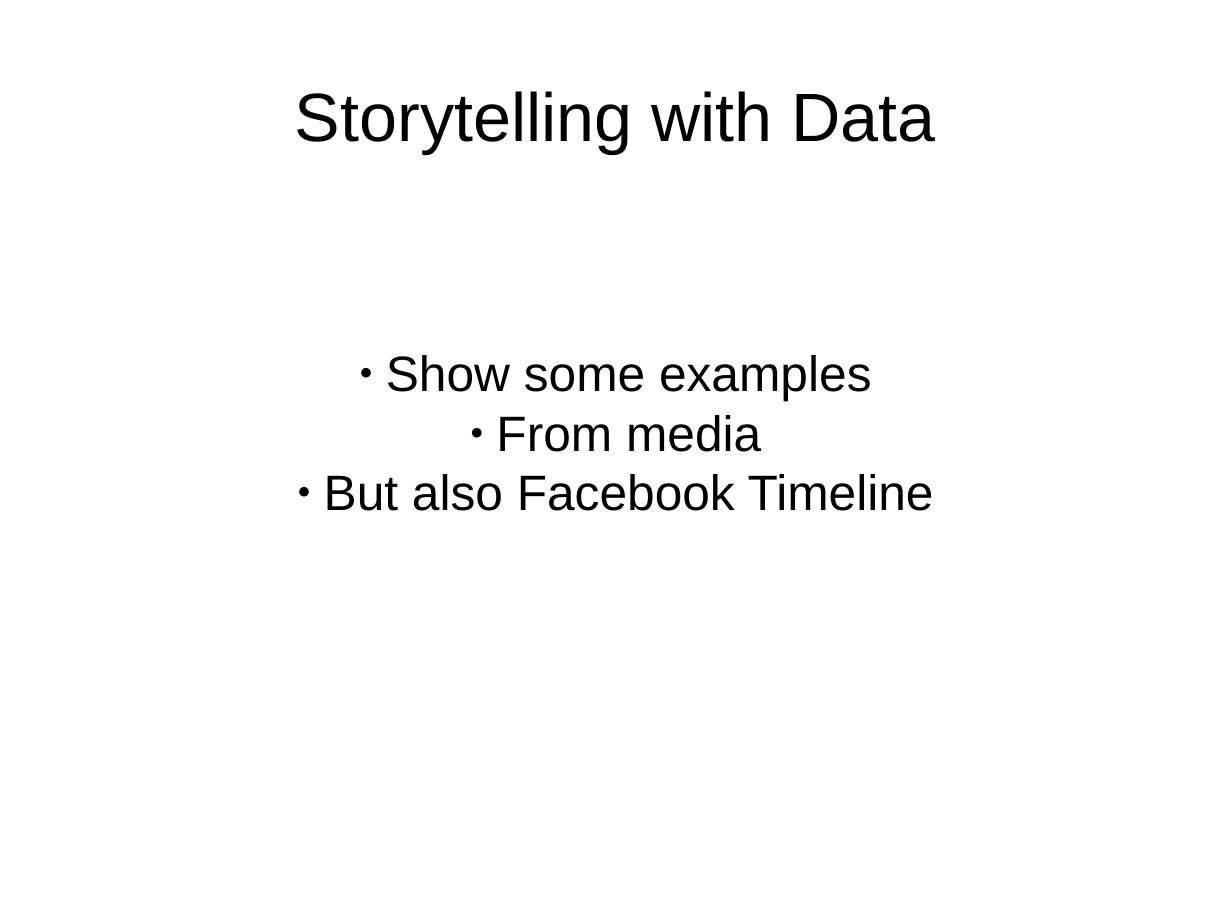
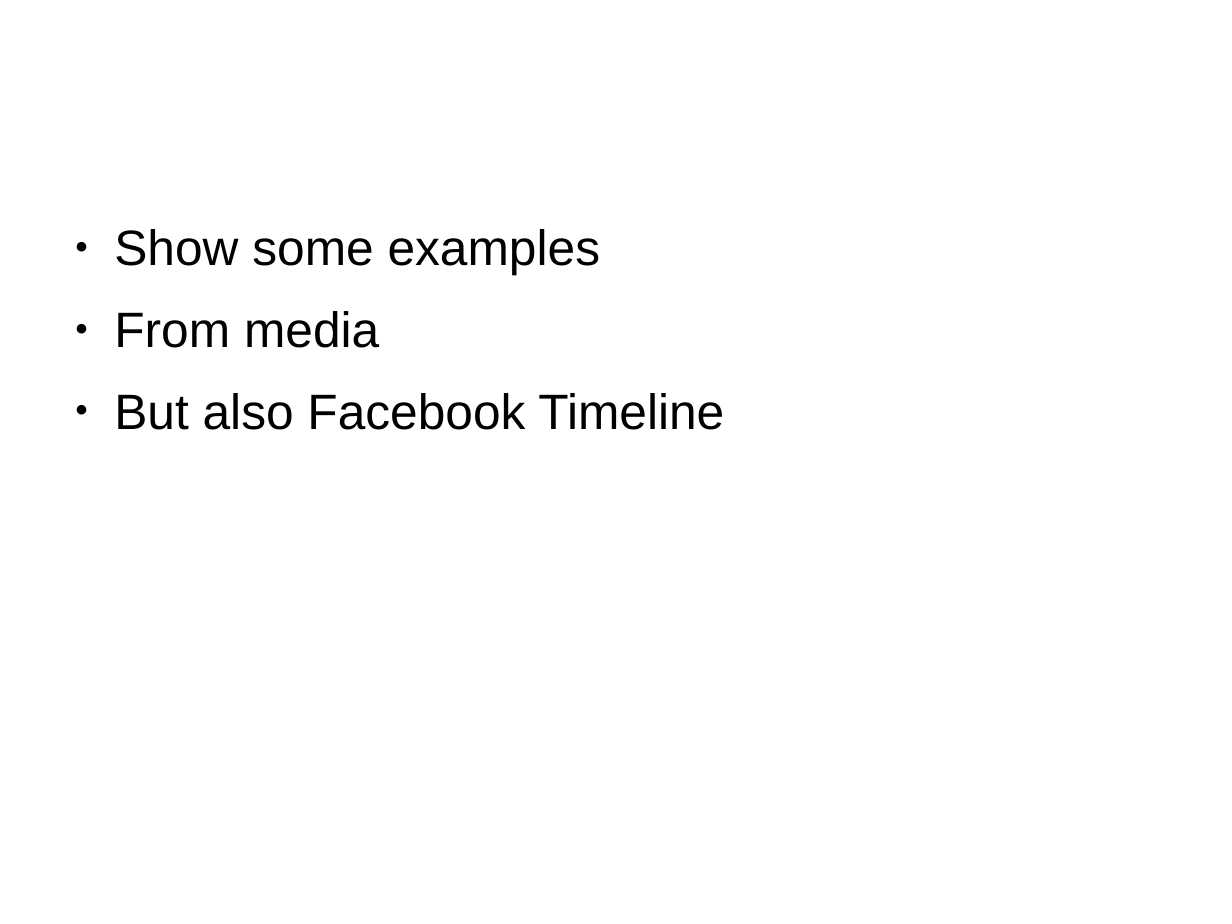
Before and after one commit to misto/Sourcecloud, a slide deck: slide 4 of icse2012/codetimeline.odp (slide 2 before the commit). Drawn at 1232x924 pixels with LibreOffice and Linux fonts; fonts in the diff are those of the drawing; background and template pictures are left out. Boxes give left, top, right and bottom in pixels: in the first picture for what was removed or moved away, otherwise in the second. Text is boxed around its words. In the diff, an @@ line names an element or a change of style, - is before the commit and + after.

```diff
--- a/icse2012/codetimeline.odp
+++ b/icse2012/codetimeline.odp
@@ title removed at [295, 91, 936, 153] @@
-Storytelling with Data
@@ text "Show some examples": place and size @@
-text "Show some examples" at [324, 355, 934, 511]
+text "Show some examples" at [114, 229, 724, 430]
@@ text "Show some examples" at [114, 229, 724, 430]: alignment centre to left; indent changed; more space between paragraphs; vertical alignment middle to top @@
```
Also in this commit, not shown: 2 other slides changed, 6 slides added, 4 slides removed.
